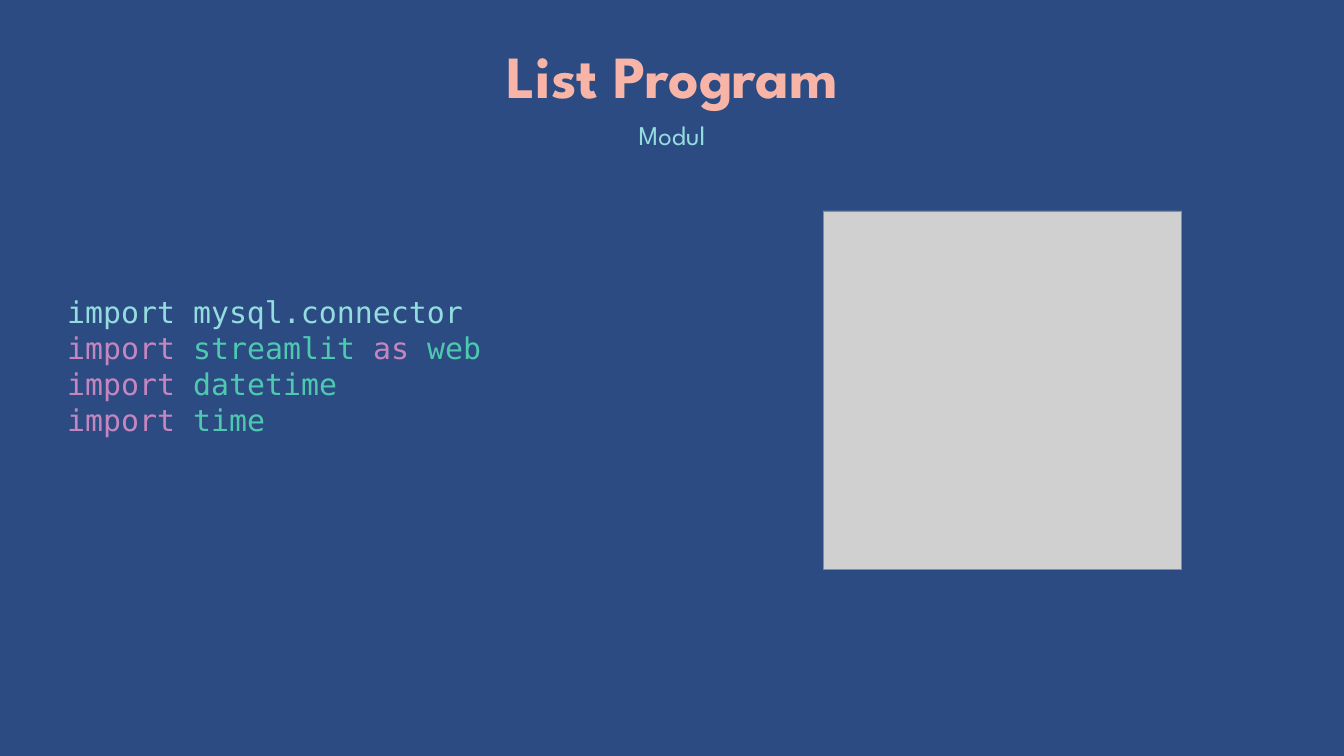
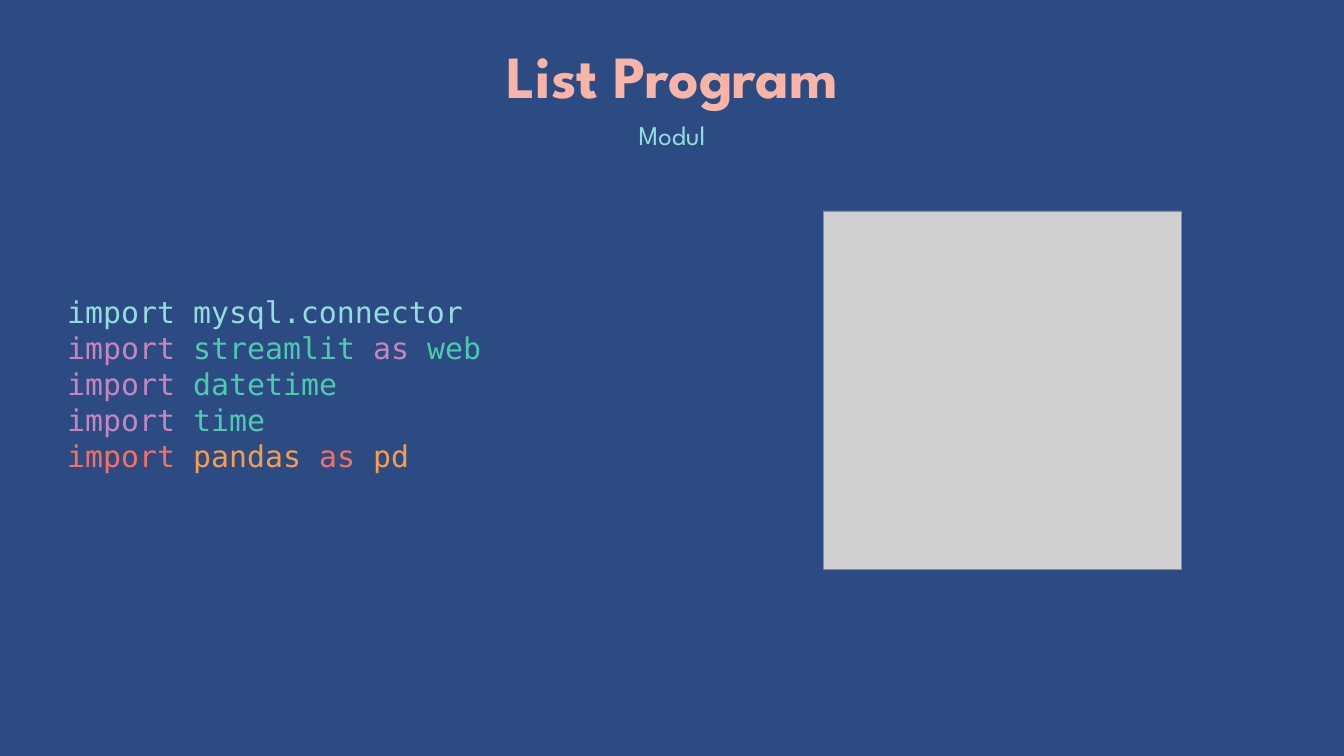
Before and after one commit to aldiZuhdi/appDasProSmt1, a slide deck: slide 18 of Power point/ppt1.pptx (slide 17 before the commit). Drawn at 1344x756 pixels with LibreOffice and Linux fonts; fonts in the diff are those of the drawing; grey boxes stand for pictures. Boxes give left, top, right and bottom in pixels: in the first picture for what was removed or moved away, otherwise in the second. Text is boxed around its words. In the diff, an @@ line names an element or a change of style, - is before the commit and + after.

```diff
--- a/Power point/ppt1.pptx
+++ b/Power point/ppt1.pptx
@@ text at bbox=[67, 444, 409, 474]: paragraph added @@
+import pandas as pd
```
Also in this commit, not shown: 1 other slide changed, 1 slide added, 3 other files.
